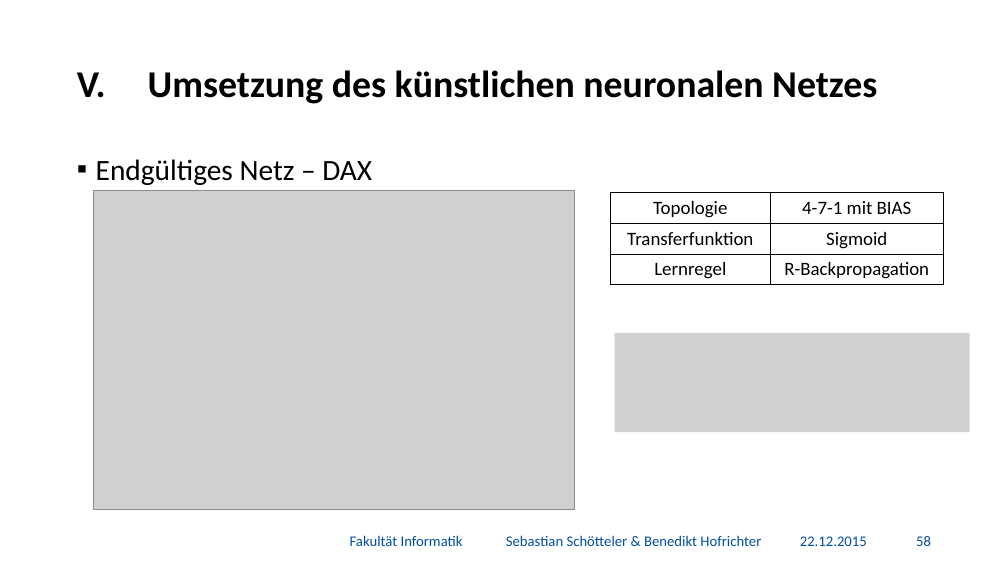
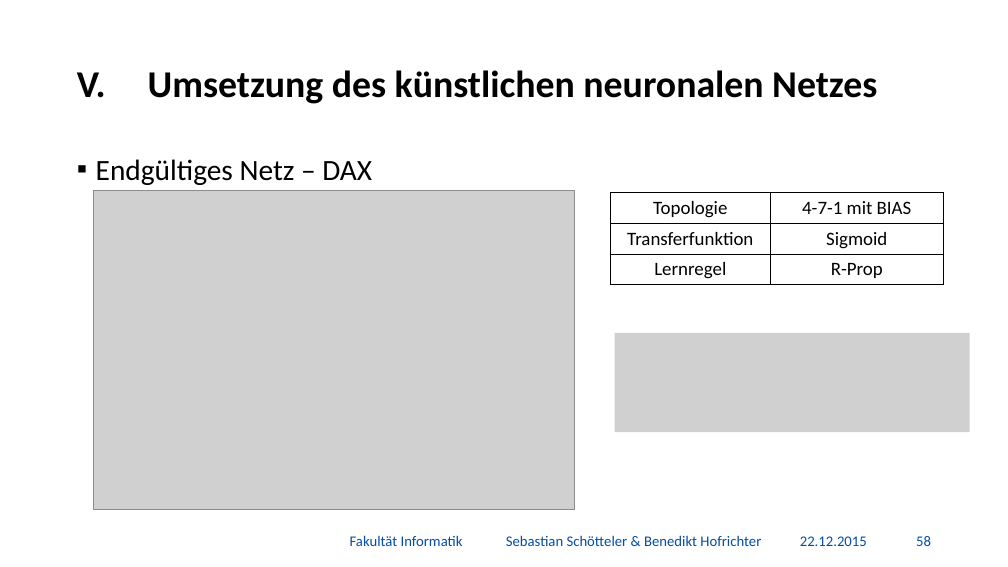
Before and after one commit to BenediktGitGit/soco15, a slide deck: slide 59 of 3b_Vortrag/Präsentation.pptx. Drawn at 1008x567 pixels with LibreOffice and Linux fonts; fonts in the diff are those of the drawing; grey boxes stand for pictures; background and template pictures are left out. Boxes give left, top, right and bottom in pixels: in the first picture for what was removed or moved away, otherwise in the second. Text is boxed around its words. In the diff, an @@ line names an element or a change of style, - is before the commit and + after.

```diff
--- a/3b_Vortrag/Präsentation.pptx
+++ b/3b_Vortrag/Präsentation.pptx
@@ table at <box>610,193,944,285</box> @@
-row 3, column 2: R-Backpropagation
+row 3, column 2: R-Prop
```
Also in this commit, not shown: 6 other slides changed, 1 other file.
